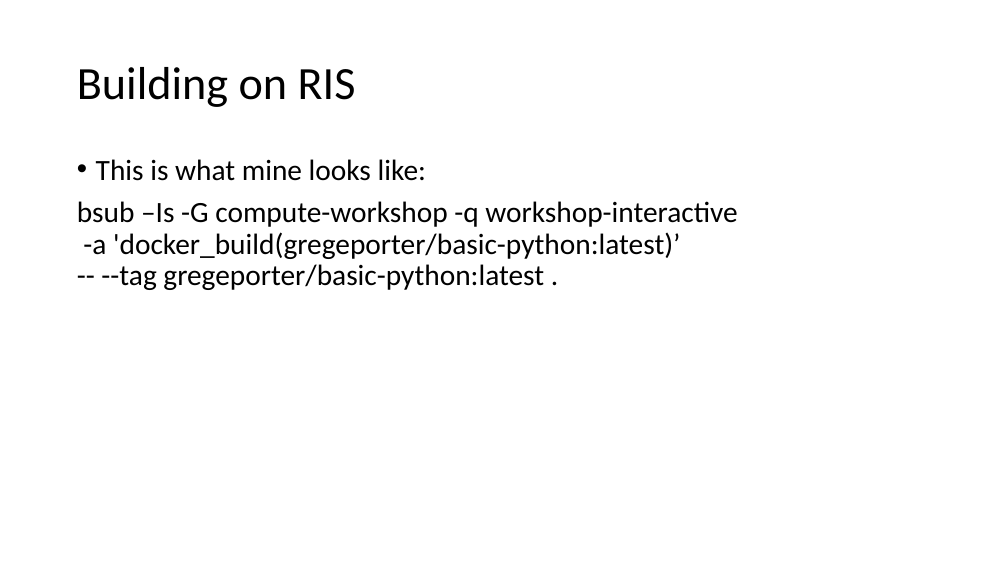
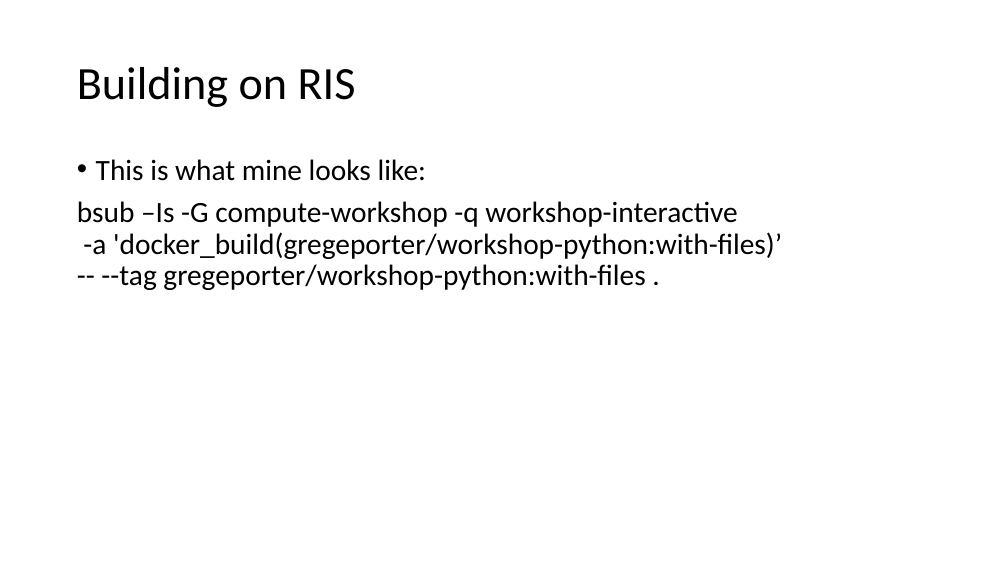
Before and after one commit to GregePorter/RIS-quickstart, a slide deck: slide 7 of slides/triads-ris-workshop-day-4.pptx. Drawn at 1008x567 pixels with LibreOffice and Linux fonts; fonts in the diff are those of the drawing. Boxes give left, top, right and bottom in pixels: in the first picture for what was removed or moved away, otherwise in the second. Text is boxed around its words. In the diff, an @@ line names an element or a change of style, - is before the commit and + after.

Commit message:
Updated slides

```diff
--- a/slides/triads-ris-workshop-day-4.pptx
+++ b/slides/triads-ris-workshop-day-4.pptx
@@ text at (77, 201, 782, 290): text changed @@
-bsub –Is -G compute-workshop -q workshop-interactive
--a 'docker_build(gregeporter/basic-python:latest)’
--- --tag gregeporter/basic-python:latest .
+bsub –Is -G compute-workshop -q workshop-interactive
+-a 'docker_build(gregeporter/workshop-python:with-files)’
+-- --tag gregeporter/workshop-python:with-files .
```
Also in this commit, not shown: 2 other slides changed, 1 slide added.
